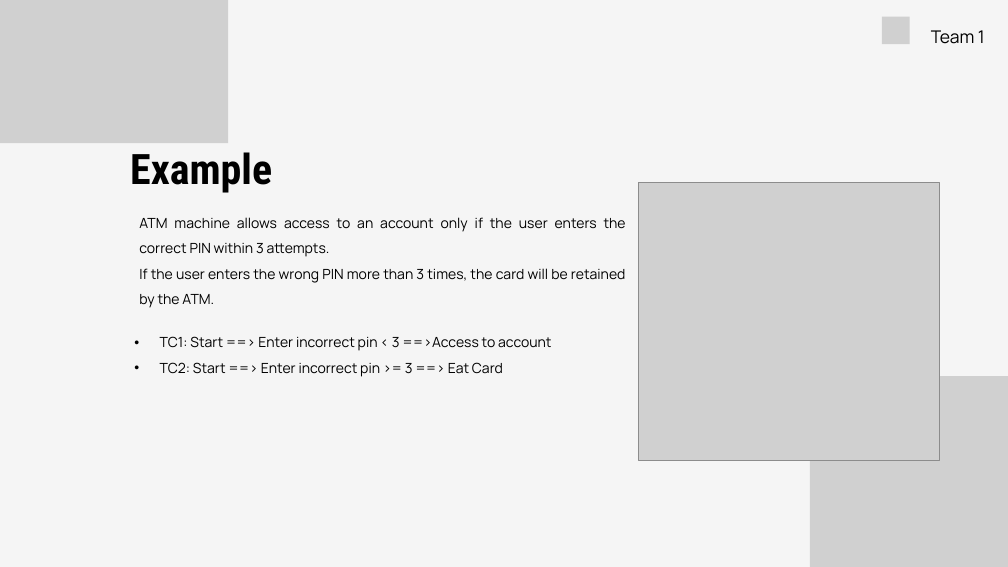
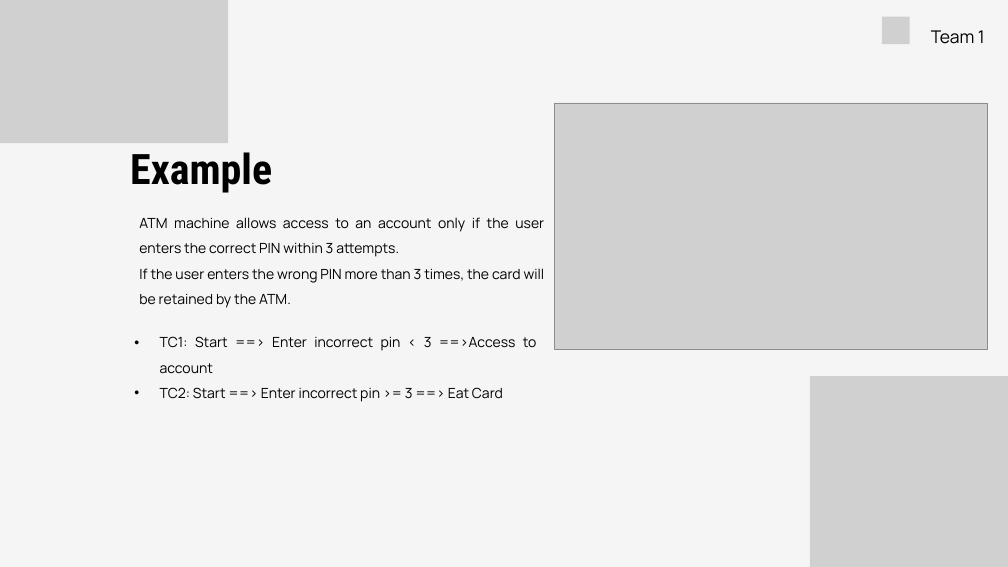
Before and after one commit to hoangdm08/how_to_learn_tester, a slide deck: slide 11 of homeWork/Team 1_14.3.26/Black-box techniques.pptx. Drawn at 1008x567 pixels with LibreOffice and Linux fonts; fonts in the diff are those of the drawing; grey boxes stand for pictures. Boxes give left, top, right and bottom in pixels: in the first picture for what was removed or moved away, otherwise in the second. Text is boxed around its words. In the diff, an @@ line names an element or a change of style, - is before the commit and + after.

```diff
--- a/homeWork/Team 1_14.3.26/Black-box techniques.pptx
+++ b/homeWork/Team 1_14.3.26/Black-box techniques.pptx
@@ picture added at (x1=554, y1=103, x2=987, y2=349) @@
@@ text "ATM machine allows access to ..." rewrapped from (x1=139, y1=217, x2=626, y2=308) to (x1=139, y1=217, x2=545, y2=308) @@
@@ picture removed at (x1=639, y1=182, x2=939, y2=460) @@
@@ text "TC1: Start ==> Enter incorrect ..." rewrapped from (x1=160, y1=336, x2=551, y2=377) to (x1=160, y1=336, x2=537, y2=402) @@
```
Also in this commit, not shown: 5 other slides changed, 2 slides added, 5 other files.
